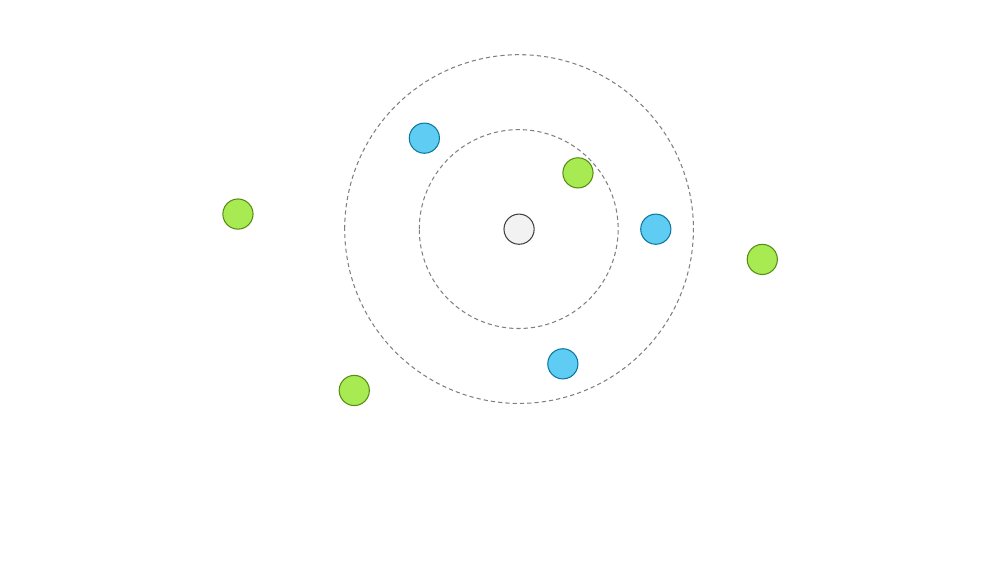
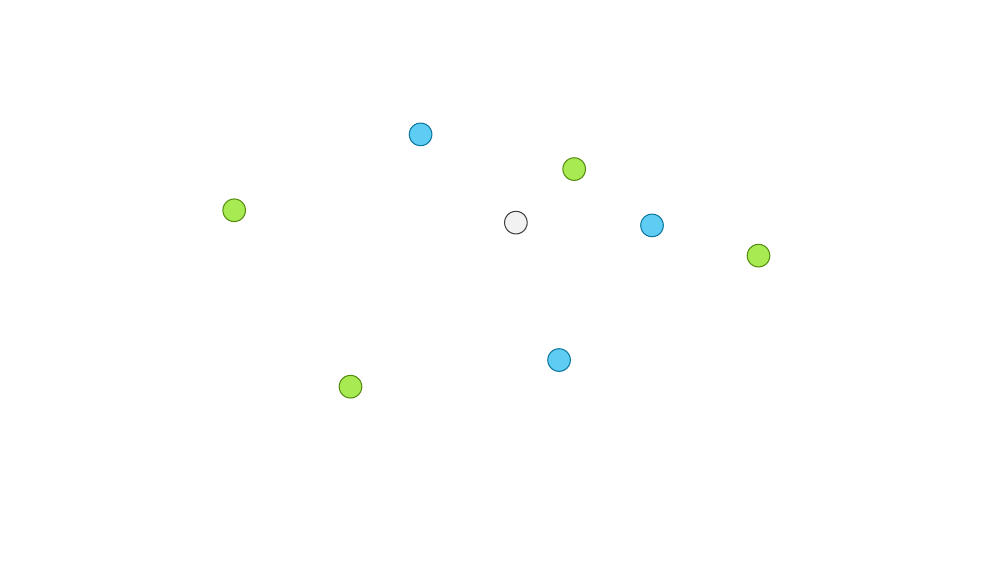
Before and after one commit to Multiscale-Biological-Modeling-Course/Multiscale-Biological-Modeling-Course.github.io, a slide deck: slide 30 of figures/MMBS Figures.pptx. Drawn at 1008x567 pixels with LibreOffice and Linux fonts; fonts in the diff are those of the drawing. Boxes give left, top, right and bottom in pixels: in the first picture for what was removed or moved away, otherwise in the second. Text is boxed around its words. In the diff, an @@ line names an element or a change of style, - is before the commit and + after.

```diff
--- a/figures/MMBS Figures.pptx
+++ b/figures/MMBS Figures.pptx
@@ ellipse removed at <box>345,54,693,403</box> @@
@@ ellipse: place and size @@
-ellipse at <box>409,123,439,154</box>
+ellipse at <box>409,123,432,146</box>
@@ ellipse removed at <box>420,130,619,329</box> @@
@@ ellipse: place and size @@
-ellipse at <box>563,158,594,188</box>
+ellipse at <box>563,158,586,181</box>
@@ ellipse: place and size @@
-ellipse at <box>223,199,253,229</box>
+ellipse at <box>223,199,246,222</box>
@@ ellipse: place and size @@
-ellipse at <box>504,214,535,244</box>
+ellipse at <box>504,212,527,234</box>
@@ ellipse: place and size @@
-ellipse at <box>641,214,671,244</box>
+ellipse at <box>641,214,664,237</box>
@@ ellipse: place and size @@
-ellipse at <box>747,244,777,274</box>
+ellipse at <box>747,244,770,267</box>
@@ ellipse: place and size @@
-ellipse at <box>548,349,578,379</box>
+ellipse at <box>548,349,571,371</box>
@@ ellipse: place and size @@
-ellipse at <box>340,376,370,406</box>
+ellipse at <box>340,376,362,399</box>
```
Also in this commit, not shown: 2 slides added, 3 other files.
